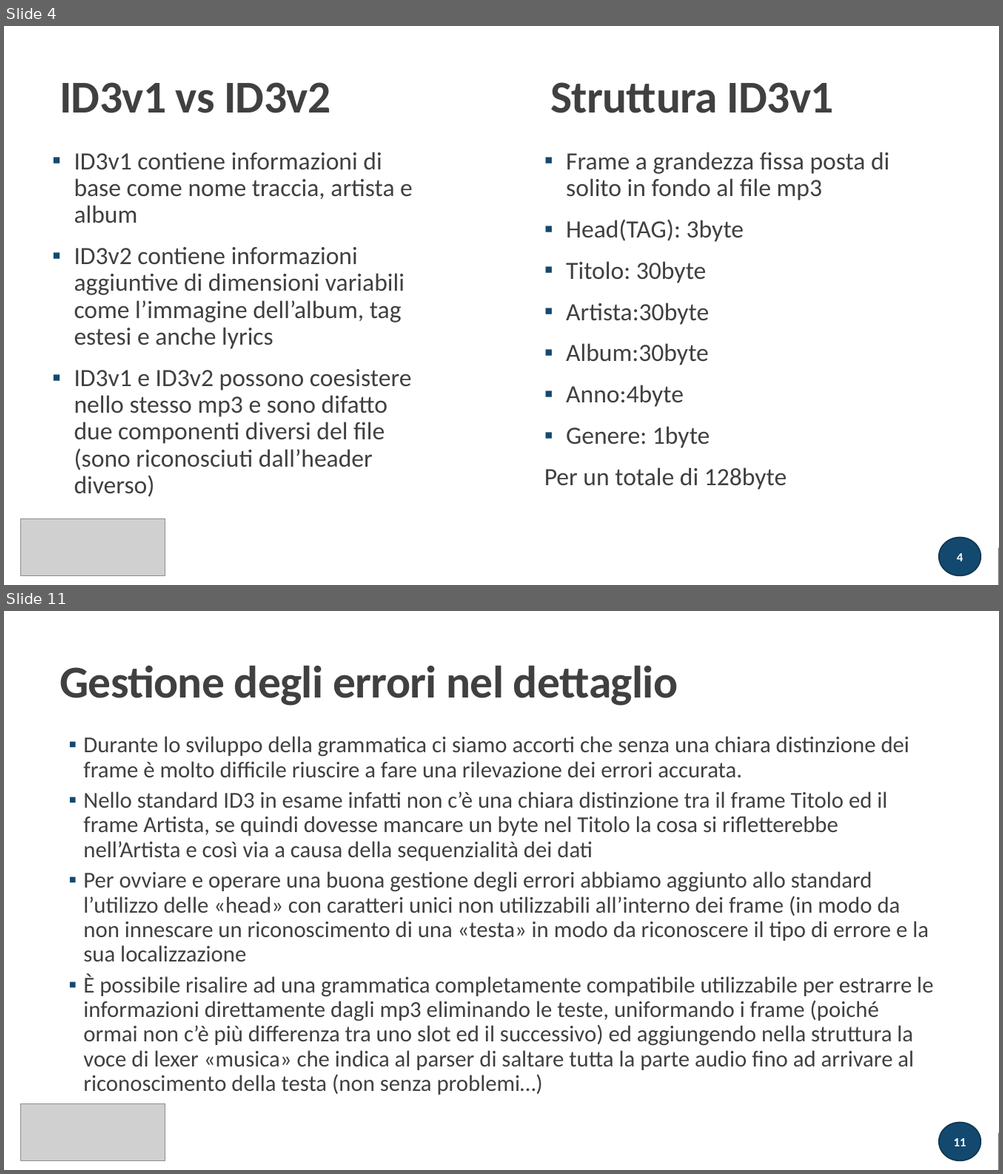
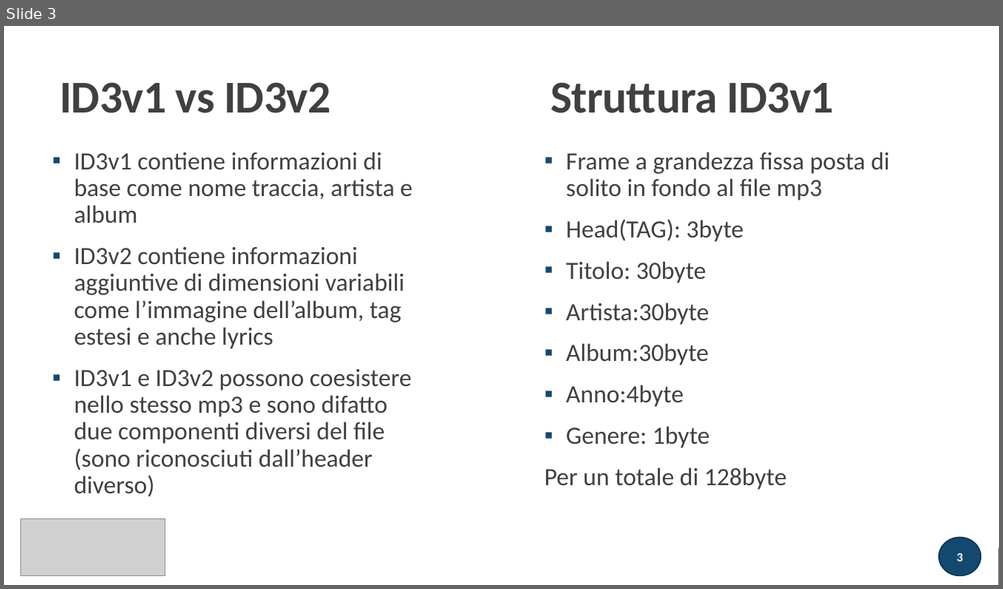
Before and after one commit to atusghen/SimpleID3, a slide deck: presentazione.pptx. Shown one above the other, each under a label of ours: slides 4 and 11 before the commit, slide 3 after it; the slides between them are not shown. The pictures are 1003x1174 and 1003x589 pixels, drawn with LibreOffice and Linux fonts; fonts in the diff are those of the drawing; grey boxes stand for pictures. Boxes give left, top, right and bottom in pixels: in the first picture for what was removed or moved away, otherwise in the second. Text is boxed around its words. In the diff, an @@ line names an element or a change of style, - is before the commit and + after.

```diff
--- a/presentazione.pptx
+++ b/presentazione.pptx
@@ slide 11 removed at [4,611,999,1170], background #FFFFFF; not listed: 1 template element that a slide beside it also shows @@
@@ rectangle removed at [4,611,999,1170] @@
@@ title removed at [60,665,677,706] @@
-Gestione degli errori nel dettaglio
@@ text removed at [83,736,933,1095] @@
-  ▪ Durante lo sviluppo della grammatica ci siamo accorti che senza una chiara distinzione dei frame è molto difficile riuscire a fare una rilevazione dei errori accurata.
-  ▪ Nello standard ID3 in esame infatti non c’è una chiara distinzione tra il frame Titolo ed il frame Artista, se quindi dovesse mancare un byte nel Titolo la cosa si rifletterebbe nell’Artista e così via a causa della sequenzialità dei dati
-  ▪ Per ovviare e operare una buona gestione degli errori abbiamo aggiunto allo standard l’utilizzo delle «head» con caratteri unici non utilizzabili all’interno dei frame (in modo da non innescare un riconoscimento di una «testa» in modo da riconoscere il tipo di errore e la sua localizzazione
-  ▪ È possibile risalire ad una grammatica completamente compatibile utilizzabile per estrarre le informazioni direttamente dagli mp3 eliminando le teste, uniformando i frame (poiché ormai non c’è più differenza tra uno slot ed il successivo) ed aggiungendo nella struttura la voce di lexer «musica» che indica al parser di saltare tutta la parte audio fino ad arrivare al riconoscimento della testa (non senza problemi…)
@@ line removed from (53, 826) to (284, 826) @@
@@ rectangle removed at [53,813,293,851] @@
@@ picture removed at [21,1104,166,1162] @@
@@ rectangle removed at [4,1133,999,1170] @@
@@ page number removed at [939,1123,981,1161] @@
-11
@@ what was slide 4 is now slide 3 @@
@@ page number at [956,554,962,562]: text changed @@
-4
+3
```
Also in this commit, not shown: 1 slide changed, 10 other slides removed, 10 other files.
